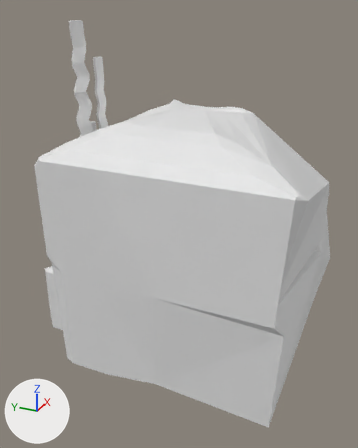
The Blender file Rock.blend as it was, and as the next commit left it.
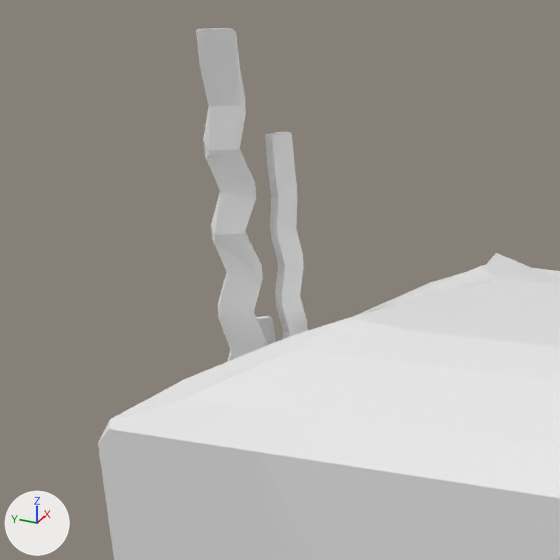
Each version is shown whole from a 50 mm lens placed at (-3.96, -1.55, 2.12), pointed at (0.26, 0.35, 0.01), then close up on the part from 0% to 55% of the width and 2% to 46% of the height. Lighting does not change. The marker at lower left points along +X, +Y and +Z.

Script lines for the objects in view, before the commit:
```python
me_cube = bpy.data.meshes.new('Cube')
me_cube.from_pydata(...)  # 199 vertices, 159 faces; spans x -1.04..2.15, y -1.09..1.49, z -1.0..1.22
me_cube.materials.append(mat_material)  # white #e7e7e7
me_cube_001 = bpy.data.meshes.new('Cube.001')
me_cube_001.from_pydata(...)  # 144 vertices, 120 faces; spans x -1.1..1.2, y -1.3..1.0, z -1.0..33.4
me_cube_002 = bpy.data.meshes.new('Cube.002')
me_cube_002.from_pydata(...)  # 144 vertices, 120 faces; spans x -1.8..1.5, y -1.3..1.0, z -1.0..33.4
ob_algae = bpy.data.objects.new('Algae', me_cube_001)
ob_algae.location = (0.08, 1.083, -0.421)
ob_algae.rotation_euler = (0.0, 0.0, 1.487)  # degrees (0, 0, 85)
ob_algae.scale = (0.0141, 0.0611, 0.0611)
ob_algae_001 = bpy.data.objects.new('Algae.001', me_cube_002)
ob_algae_001.location = (-0.061, 1.195, -0.43)
ob_algae_001.rotation_euler = (0.0, 0.0, 0.703)  # degrees (0, 0, 40)
ob_algae_001.scale = (0.0164, 0.0707, 0.0707)
ob_rock = bpy.data.objects.new('Rock', me_cube)
ob_rock.location = (0.0, 0.0, 0.0)
```
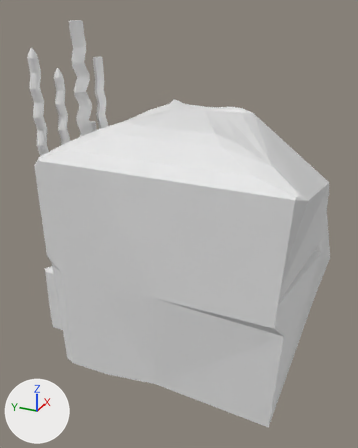
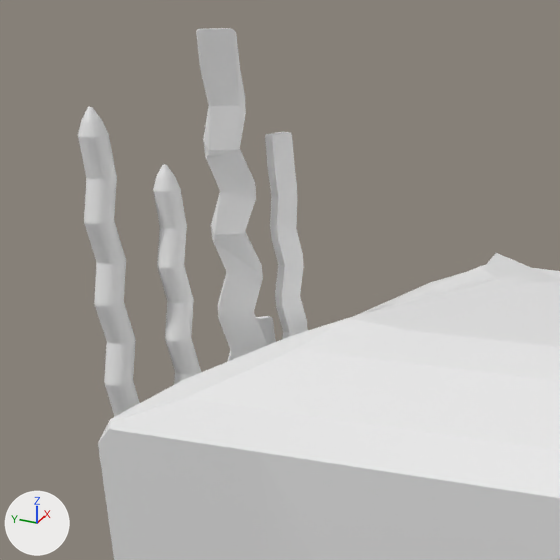
The change, as a list of edits to the scene's bpy script:
```text
Add me_cylinder_002:
    me_cylinder_002.from_pydata(...)  # 1716 vertices, 1685 faces; spans x -1.4..1.4, y -1.0..1.0, z -1.0..47.4
Add ob_algae_006:
    ob_algae_006 = bpy.data.objects.new('Algae.006', me_cylinder_002)
    ob_algae_006.location = (-0.431, 1.4, -0.389)
    ob_algae_006.scale = (0.0447, 0.0447, 0.0447)
Add ob_algae_005:
    ob_algae_005 = bpy.data.objects.new('Algae.005', me_cylinder_002.copy())
    ob_algae_005.location = (-0.301, 1.249, -0.389)
    ob_algae_005.scale = (0.0411, 0.0411, 0.0411)
```

What differs and where, as boxes [x1, y1, x2, y2] in the close-ups (560 x 560 px):
'Algae.006', added: after [78, 107, 139, 417]
'Algae.005', added: after [153, 164, 201, 385]
